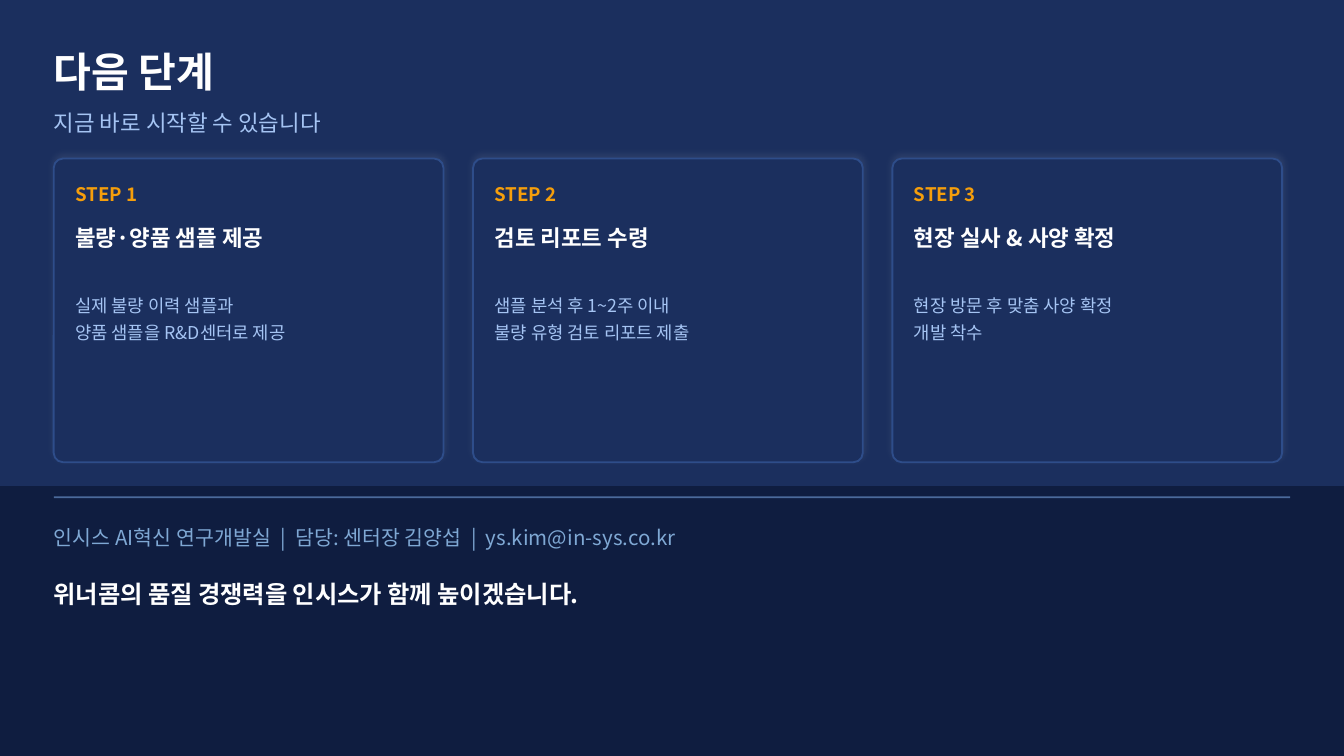
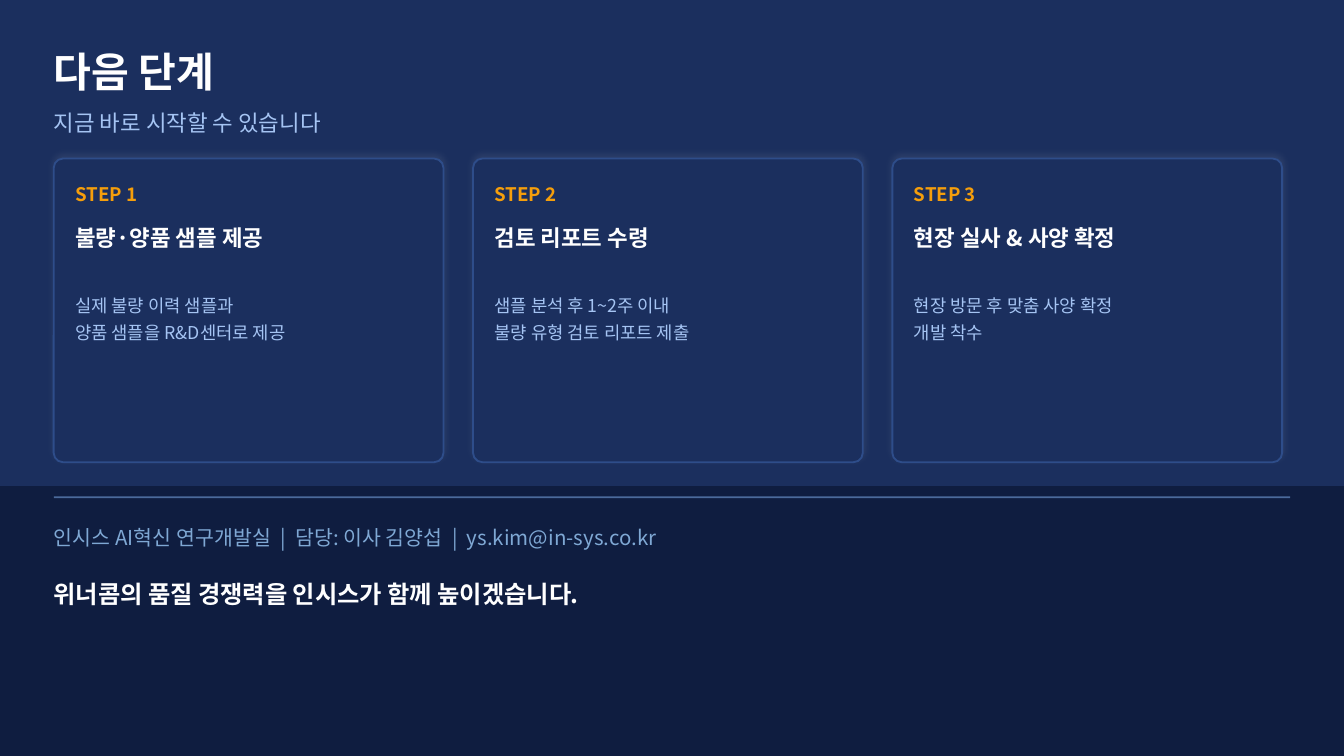
Before and after one commit to Insys-HQ/Insys-review, a slide deck: slide 12 of winnercom.pptx. Drawn at 1344x756 pixels with LibreOffice and Linux fonts; fonts in the diff are those of the drawing. Boxes give left, top, right and bottom in pixels: in the first picture for what was removed or moved away, otherwise in the second. Text is boxed around its words. In the diff, an @@ line names an element or a change of style, - is before the commit and + after.

Commit message:
Update winnercom.pptx - title 센터장 to 이사

```diff
--- a/winnercom.pptx
+++ b/winnercom.pptx
@@ text at (x1=54, y1=528, x2=657, y2=550): text changed @@
-인시스 AI혁신 연구개발실 | 담당: 센터장 김양섭 | ys.kim@in-sys.co.kr
+인시스 AI혁신 연구개발실 | 담당: 이사 김양섭 | ys.kim@in-sys.co.kr
```
